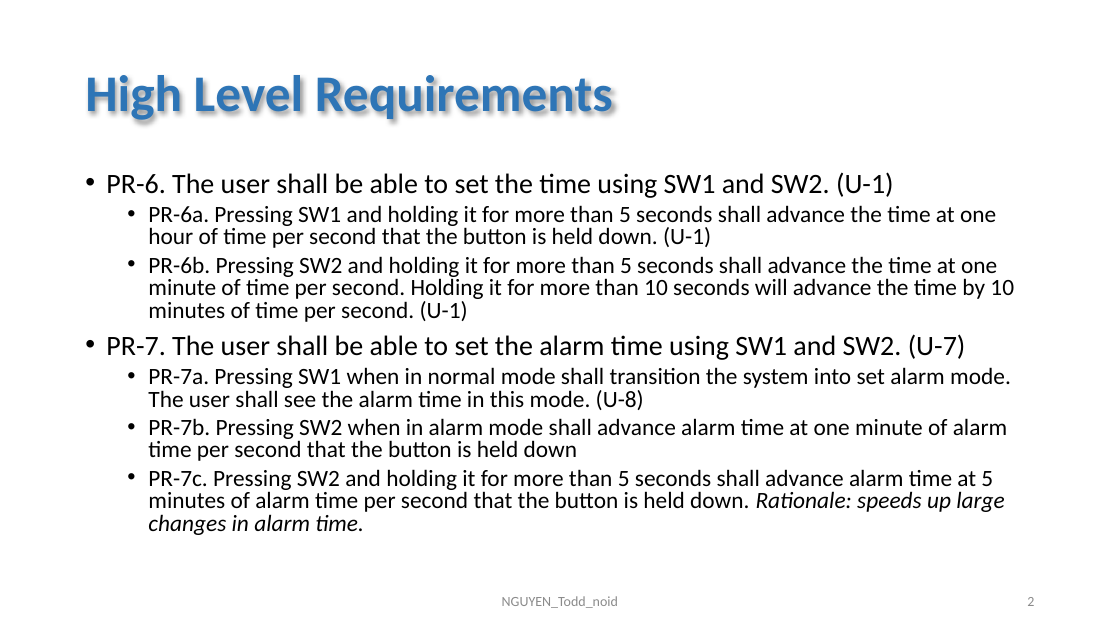
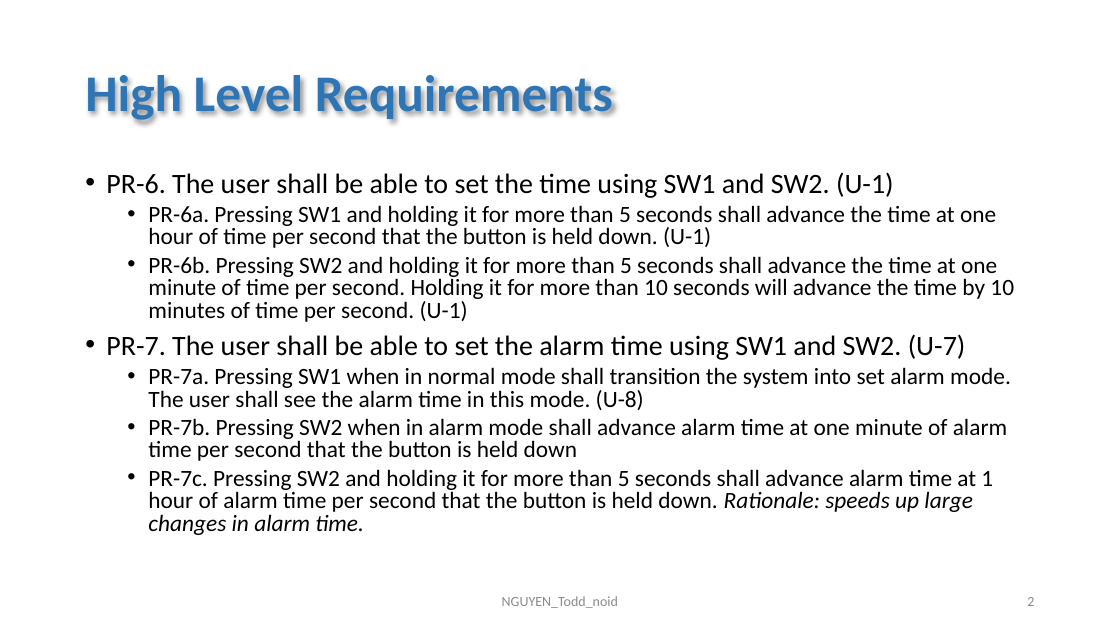
Before and after one commit to toddnguyen-gf/embedded-training, a slide deck: slide 2 of ece-18-642/lec-15-to-19/gp16/gp12/gp07/gp07_NGUYEN_Todd_noid.pptx. Drawn at 1120x630 pixels with LibreOffice and Linux fonts; fonts in the diff are those of the drawing. Boxes give left, top, right and bottom in pixels: in the first picture for what was removed or moved away, otherwise in the second. Text is boxed around its words. In the diff, an @@ line names an element or a change of style, - is before the commit and + after.

```diff
--- a/ece-18-642/lec-15-to-19/gp16/gp12/gp07/gp07_NGUYEN_Todd_noid.pptx
+++ b/ece-18-642/lec-15-to-19/gp16/gp12/gp07/gp07_NGUYEN_Todd_noid.pptx
@@ text at bbox=[148, 469, 993, 535]: text changed @@
-  • PR-7c. Pressing SW2 and holding it for more than 5 seconds shall advance alarm time at 5 minutes of alarm time per second that the button is held down. Rationale: speeds up large changes in alarm time.
+  • PR-7c. Pressing SW2 and holding it for more than 5 seconds shall advance alarm time at 1 hour of alarm time per second that the button is held down. Rationale: speeds up large changes in alarm time.
```
Also in this commit, not shown: 2 other files.
